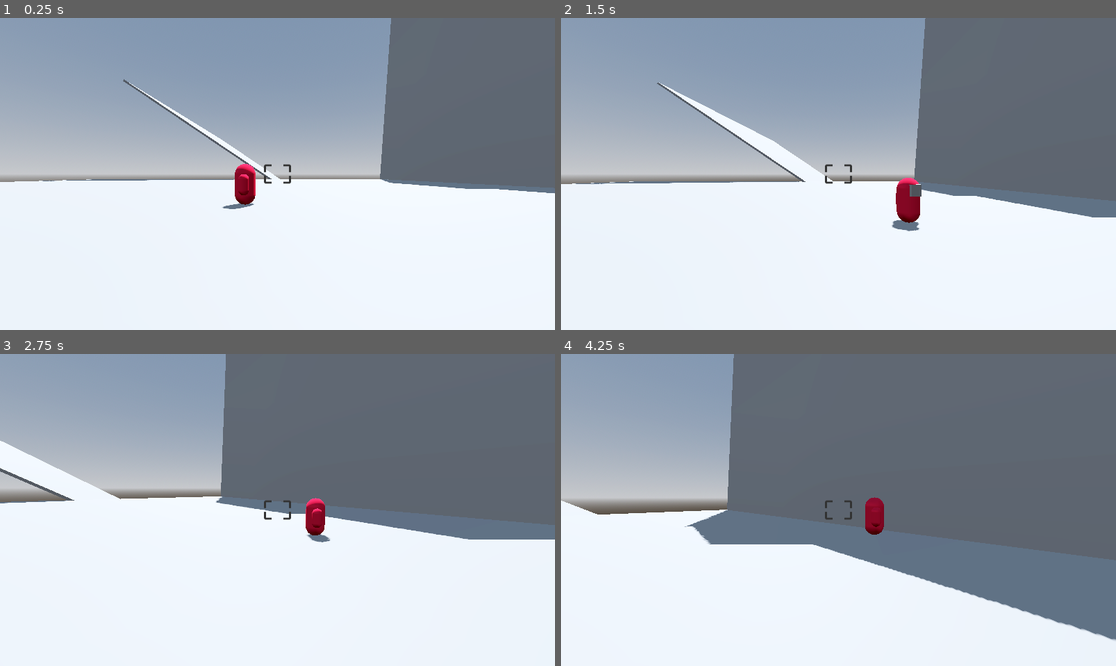
Above: before the commit, frames 1-4 (two rows, left to right).
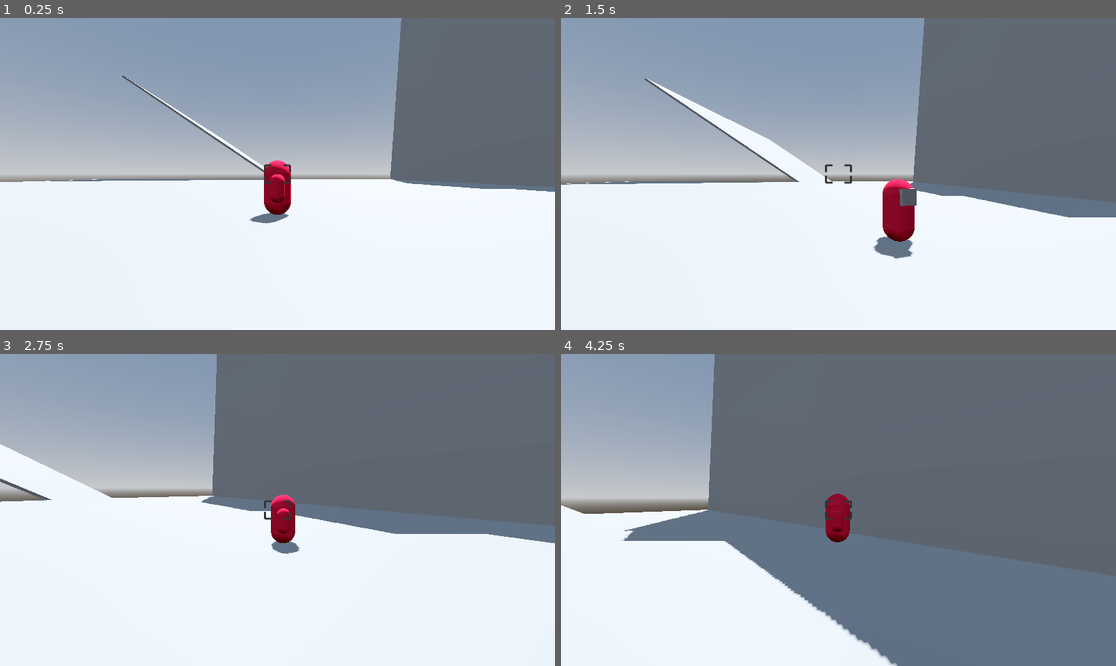
Above: after the commit, the same moments.

Repository: lead0lead/godot-3d-bullet-hell
Game: Godot game, scene res://scenes/main.tscn
The game is run twice, just before and just after one commit, with the same random seed, the same clock (stepped at 60 frames per second) and the same inputs.
Inputs (mouse positions are in pixels of both pictures, inside the frame that each line leads up to):
- Up to frame 1 (0.25 s): no input
- Up to frame 2 (1.5 s): move the mouse to (960, 158) at 0.52 s; hold D (right) 0.53-1.28 s; tap Shift (dash) at 0.6 s; tap Space (jump) at 0.77 s; move the mouse to (727, 189) at 1.27 s; hold S (back) from 1.28 s (still down); click (727, 189) at 1.35 s
- Up to frame 3 (2.75 s): tap Space (jump) at 1.52 s; move the mouse to (288, 503) at 2.02 s; release S (back) at 2.03 s; hold W (forward) from 2.03 s (still down); tap V (toggle_flight) at 2.1 s
- Up to frame 4 (4.25 s): keep holding W (forward); move the mouse to (832, 516) at 2.77 s; tap Shift (dash) at 2.85 s; tap Space (jump) at 3.02, 3.77 s; move the mouse to (877, 513) at 3.52 s; press the mouse at (877, 513) at 3.53 s

The runs differ from the first frame. In frame 1, 3.1% of the frame differs, in the area x 2-100%, y 0-66%; in frame 2, 2.5%; in frame 3, 3.3%; in frame 4, 17%, in the area x 0-100%, y 0-100%.

Commit message:
Remove camera offset from player
camera is now once again centered on the player by default

Diff:
--- a/scenes/player.tscn
+++ b/scenes/player.tscn
@@ -48,13 +48,12 @@
 
 [node name="CameraPivot" type="Node3D" parent="."]
 unique_name_in_owner = true
-transform = Transform3D(1, 0, 0, 0, 1, 0, 0, 0, 1, 2, 0, 0)
 top_level = true
 
 [node name="SpringArm3D" type="SpringArm3D" parent="CameraPivot"]
 transform = Transform3D(1, 0, 0, 0, 1, 0, 0, 0, 1, 0, 1.5, 0)
 shape = SubResource("SphereShape3D_7xni4")
-spring_length = 10.0
+spring_length = 7.5
 
 [node name="PlayerCamera" type="Camera3D" parent="CameraPivot/SpringArm3D"]
 unique_name_in_owner = true
--- a/scripts/player_camera.gd
+++ b/scripts/player_camera.gd
@@ -62,7 +62,7 @@
 		_camera_pivot.position = (_camera_pivot.position - x_offset_from_max)
 	else:
 		_camera_pivot.position = lerp(_camera_pivot.position,
-			 _player.position + (local_x_offset.normalized() * 4), camera_speed)
+			 _player.position, camera_speed)
 
 	if local_y_offset.length() > max_cam_y_distance:
 		_camera_pivot.position = (_camera_pivot.position - y_offset_from_max)
